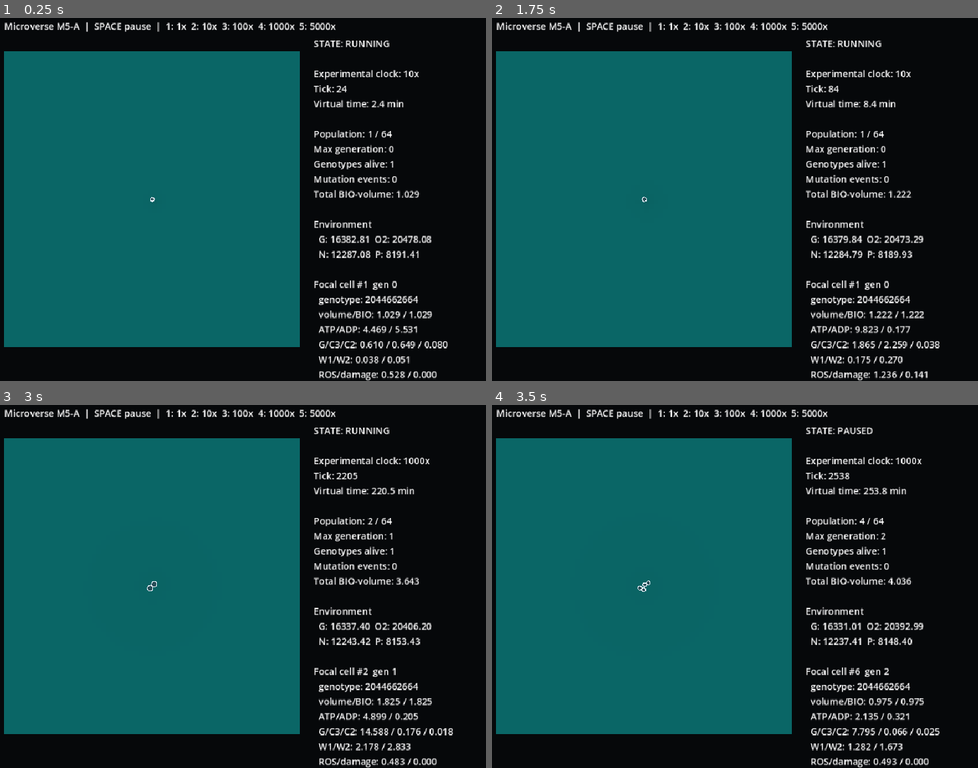
Above: before the commit, frames 1-4 (two rows, left to right).
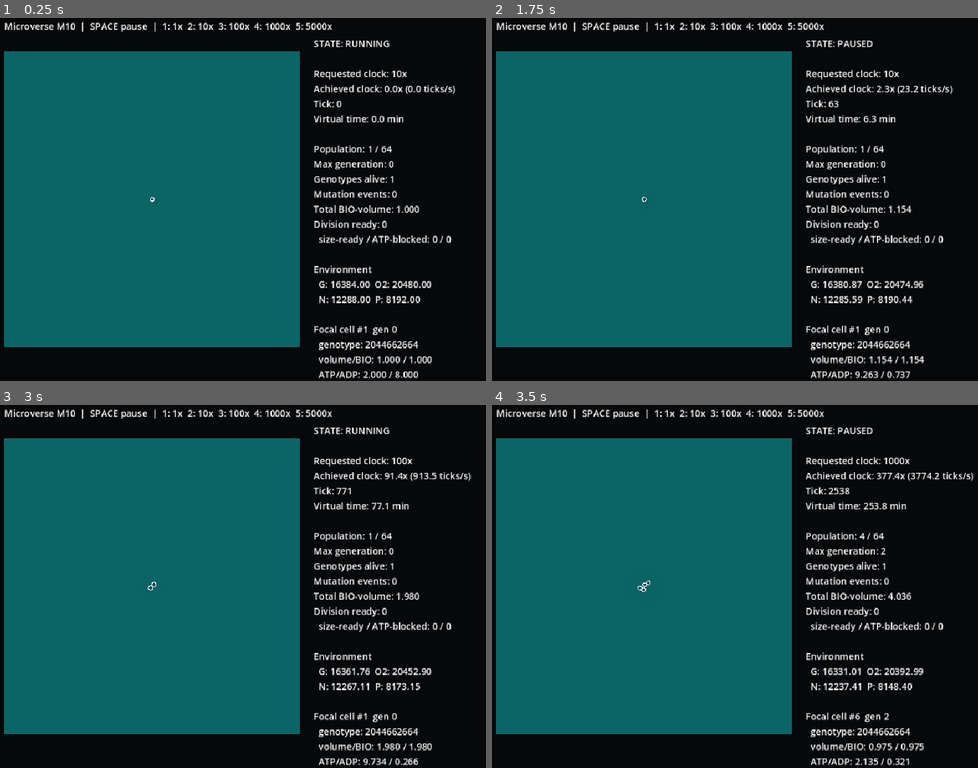
Above: after the commit, the same moments.

Repository: Feynman26/Microverse
Game: Godot game, scene res://src/ui/main.tscn
Same seed, same stepped clock (60 frames per second), same inputs: the game is played once before the commit and once after it.
Inputs:
- Up to frame 1 (0.25 s): no input
- Up to frame 2 (1.75 s): tap Enter at 0.5 s; tap 1 at 0.6 s; tap Space at 0.77, 1.52 s; tap 2 at 1.35 s
- Up to frame 3 (3 s): tap 3 at 2.1 s; tap 4 at 2.85 s
- Up to frame 4 (3.5 s): tap Space at 3.02 s

The runs differ from the first frame. In frame 1, 6.5% of the frame differs, in the area x 13-94%, y 1-100%; in frame 2, 6.6%; in frame 3, 6.6%; in frame 4, 6.6%, in the area x 13-100%, y 1-100%.

Commit message:
perf: decouple visual refresh from authoritative simulation ticks

Diff:
--- a/src/ui/main.gd
+++ b/src/ui/main.gd
@@ -5,11 +5,24 @@
 const TILE_PX: float = 8.0
 const WORLD_ORIGIN: Vector2 = Vector2(20.0, 70.0)
 const BASE_SIM_MIN_PER_REAL_SEC: float = 1.0
+# Rendering and status are observers. They do not need to execute at the
+# biological tick rate. A bounded simulation CPU slice keeps input/rendering
+# responsive even when the requested virtual-time multiplier exceeds hardware.
+const MAX_SIM_CPU_USEC_PER_FRAME: int = 12000
+const MAX_TICKS_PER_FRAME: int = 256
+const STATUS_REFRESH_SEC: float = 0.25
+const DRAW_REFRESH_SEC: float = 0.10
+const SPEED_MEASURE_SEC: float = 0.50
 
 var simulation
 var paused: bool = false
 var time_multiplier: float = 10.0
 var _sim_minute_budget: float = 0.0
+var _status_refresh_budget: float = 0.0
+var _draw_refresh_budget: float = 0.0
+var _speed_elapsed: float = 0.0
+var _speed_ticks: int = 0
+var _actual_ticks_per_sec: float = 0.0
 var _status_label: Label
 var _help_label: Label
 
@@ -17,18 +30,44 @@
 	simulation = SimulationEngineScript.new()
 	simulation.seed_ancestor()
 	_create_labels()
+	_update_status()
 	queue_redraw()
 
 func _process(delta: float) -> void:
+	var ticks_ran: int = 0
 	if not paused:
 		_sim_minute_budget += delta * BASE_SIM_MIN_PER_REAL_SEC * time_multiplier
-		var ticks_to_run: int = int(floor(_sim_minute_budget / simulation.config.tick_dt_min))
-		ticks_to_run = mini(ticks_to_run, 5000)
-		if ticks_to_run > 0:
-			simulation.step(ticks_to_run)
-			_sim_minute_budget -= float(ticks_to_run) * simulation.config.tick_dt_min
-	_update_status()
-	queue_redraw()
+		# Do not accumulate minutes of wall-clock lag when hardware cannot meet a
+		# requested multiplier. No biological tick is skipped: the achieved clock
+		# simply runs slower and is reported explicitly to the user.
+		var max_backlog: float = maxf(1.0, BASE_SIM_MIN_PER_REAL_SEC * time_multiplier * 0.5)
+		_sim_minute_budget = minf(_sim_minute_budget, max_backlog)
+		var deadline_usec: int = Time.get_ticks_usec() + MAX_SIM_CPU_USEC_PER_FRAME
+		while (
+			_sim_minute_budget + 1e-12 >= float(simulation.config.tick_dt_min)
+			and ticks_ran < MAX_TICKS_PER_FRAME
+		):
+			simulation.step(1)
+			_sim_minute_budget -= float(simulation.config.tick_dt_min)
+			ticks_ran += 1
+			if Time.get_ticks_usec() >= deadline_usec:
+				break
+
+	_speed_ticks += ticks_ran
+	_speed_elapsed += delta
+	if _speed_elapsed >= SPEED_MEASURE_SEC:
+		_actual_ticks_per_sec = float(_speed_ticks) / maxf(_speed_elapsed, 1e-9)
+		_speed_elapsed = 0.0
+		_speed_ticks = 0
+
+	_status_refresh_budget += delta
+	_draw_refresh_budget += delta
+	if _status_refresh_budget >= STATUS_REFRESH_SEC:
+		_status_refresh_budget = fmod(_status_refresh_budget, STATUS_REFRESH_SEC)
+		_update_status()
+	if _draw_refresh_budget >= DRAW_REFRESH_SEC:
+		_draw_refresh_budget = fmod(_draw_refresh_budget, DRAW_REFRESH_SEC)
+		queue_redraw()
 
 func _unhandled_input(event: InputEvent) -> void:
 	if not event is InputEventKey or not event.pressed or event.echo:
@@ -78,7 +117,7 @@
 
 	_help_label = Label.new()
 	_help_label.position = Vector2(20.0, 15.0)
-	_help_label.text = "Microverse M5-A  |  SPACE pause  |  1: 1x  2: 10x  3: 100x  4: 1000x  5: 5000x"
+	_help_label.text = "Microverse M10  |  SPACE pause  |  1: 1x  2: 10x  3: 100x  4: 1000x  5: 5000x"
 	add_child(_help_label)
 
 func _update_status() -> void:
@@ -87,16 +126,23 @@
 	var nitrogen_total: float = simulation.world.get_field("nitrogen").total_amount()
 	var phosphorus_total: float = simulation.world.get_field("phosphorus").total_amount()
 	var state: String = "PAUSED" if paused else "RUNNING"
+	var achieved_multiplier: float = (
+		_actual_ticks_per_sec * float(simulation.config.tick_dt_min) / BASE_SIM_MIN_PER_REAL_SEC
+	)
+	var division: Dictionary = _division_status()
 	_status_label.text = (
 		"STATE: %s\n\n" % state
-		+ "Experimental clock: %.0fx\n" % time_multiplier
+		+ "Requested clock: %.0fx\n" % time_multiplier
+		+ "Achieved clock: %.1fx (%.1f ticks/s)\n" % [achieved_multiplier, _actual_ticks_per_sec]
 		+ "Tick: %d\n" % simulation.tick_index
 		+ "Virtual time: %.1f min\n\n" % simulation.simulation_time_min
 		+ "Population: %d / %d\n" % [simulation.population_size(), simulation.config.max_cells]
 		+ "Max generation: %d\n" % simulation.maximum_generation()
 		+ "Genotypes alive: %d\n" % simulation.genotype_count()
 		+ "Mutation events: %d\n" % simulation.mutation_event_count()
-		+ "Total BIO-volume: %.3f\n\n" % simulation.total_cell_volume()
+		+ "Total BIO-volume: %.3f\n" % simulation.total_cell_volume()
+		+ "Division ready: %d\n" % int(division["ready"])
+		+ "  size-ready / ATP-blocked: %d / %d\n\n" % [int(division["volume_ready"]), int(division["volume_ready_atp_blocked"])]
 		+ "Environment\n"
 		+ "  G: %.2f  O2: %.2f\n" % [glucose_total, oxygen_total]
 		+ "  N: %.2f  P: %.2f\n\n" % [nitrogen_total, phosphorus_total]
@@ -105,6 +151,27 @@
 		+ "Seed: %d\n" % simulation.config.seed
 		+ "Checksum: %.6f" % simulation.checksum()
 	)
+
+func _division_status() -> Dictionary:
+	var ready: int = 0
+	var volume_ready: int = 0
+	var volume_ready_atp_blocked: int = 0
+	for cell in simulation.cells:
+		if not cell.alive:
+			continue
+		var has_volume: bool = float(cell.volume) >= float(simulation.config.division_volume)
+		var has_atp: bool = float(cell.pool("ATP")) >= float(simulation.config.division_atp_cost)
+		if has_volume:
+			volume_ready += 1
+			if has_atp:
+				ready += 1
+			else:
+				volume_ready_atp_blocked += 1
+	return {
+		"ready": ready,
+		"volume_ready": volume_ready,
+		"volume_ready_atp_blocked": volume_ready_atp_blocked
+	}
 
 func _focal_cell_status() -> String:
 	if simulation.cells.is_empty():
